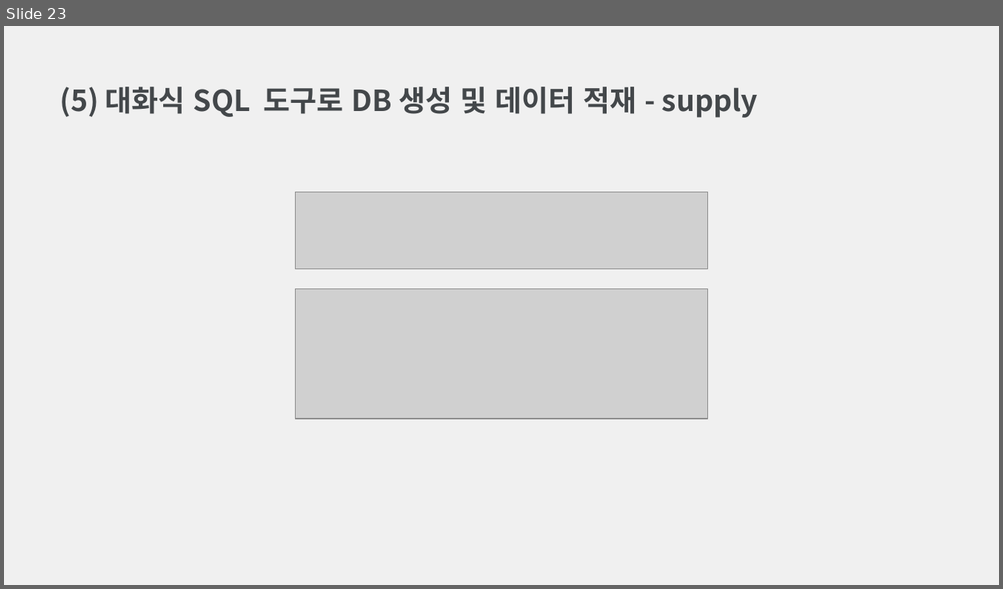
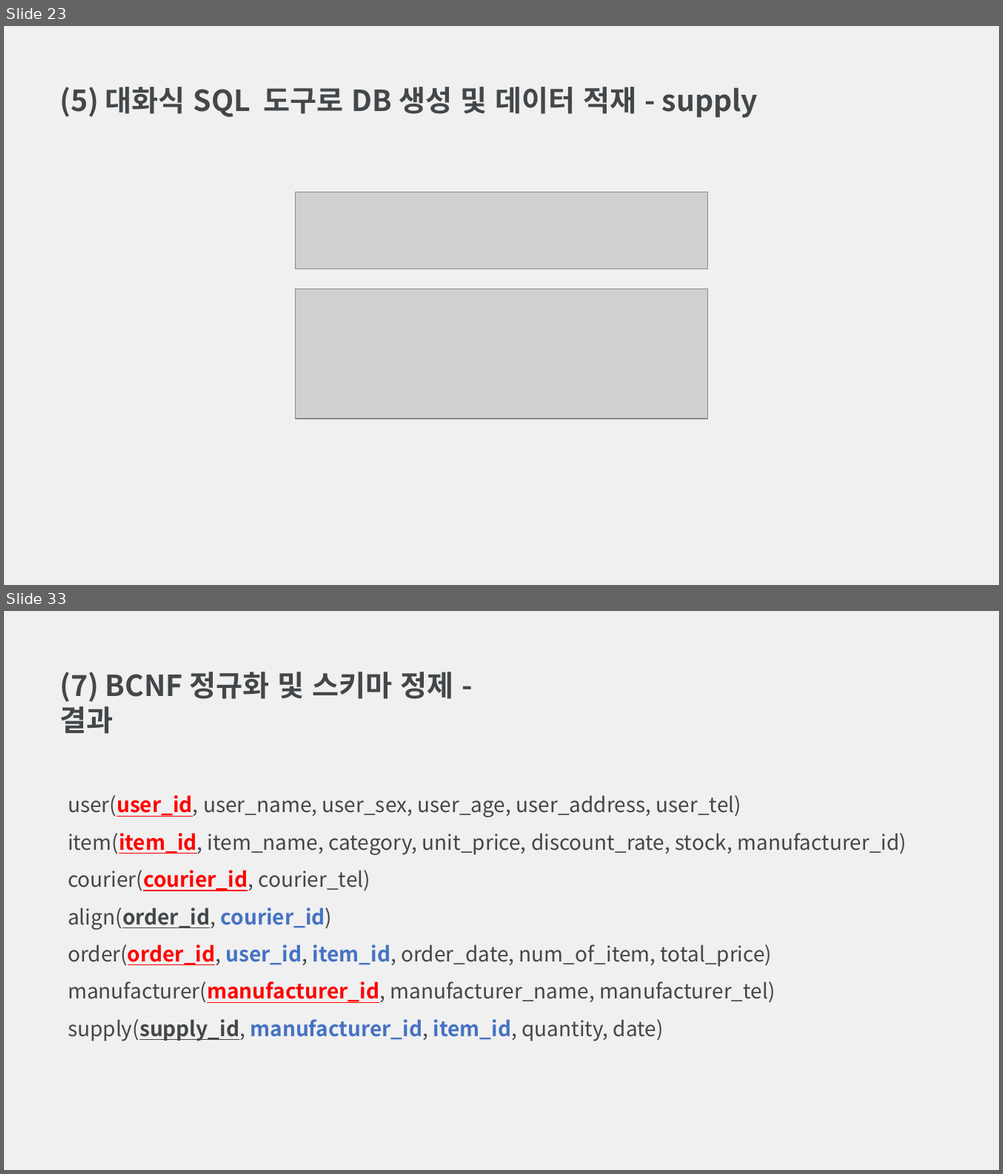
Before and after one commit to Archive-CAU/Database-Design, a slide deck: 데이터베이스설계 과제 4.pptx. Shown one above the other, each under a label of ours: slide 23 before the commit, slides 23 and 33 after it; the slides between them are not shown. The pictures are 1003x589 and 1003x1174 pixels, drawn with LibreOffice and Linux fonts; fonts in the diff are those of the drawing; grey boxes stand for pictures. Boxes give left, top, right and bottom in pixels: in the first picture for what was removed or moved away, otherwise in the second. Text is boxed around its words. In the diff, an @@ line names an element or a change of style, - is before the commit and + after.

```diff
--- a/데이터베이스설계 과제 4.pptx
+++ b/데이터베이스설계 과제 4.pptx
@@ slide 33 added at <box>4,611,999,1170</box>, background #F0F0F0 @@
@@ text added at <box>60,672,453,734</box>, 28 pt, text #43474A, bold @@
+(7) BCNF 정규화 및 스키마 정제 - 결과
@@ text added at <box>68,795,906,1042</box>, 20 pt, text #43474A @@
+user(user_id, user_name, user_sex, user_age, user_address, user_tel)
+item(item_id, item_name, category, unit_price, discount_rate, stock, manufacturer_id)
+courier(courier_id, courier_tel)
+align(order_id, courier_id)
+order(order_id, user_id, item_id, order_date, num_of_item, total_price)
+manufacturer(manufacturer_id, manufacturer_name, manufacturer_tel)
+supply(supply_id, manufacturer_id, item_id, quantity, date)
```
Also in this commit, not shown: 3 slides changed, 7 other slides added, 2 other files.
